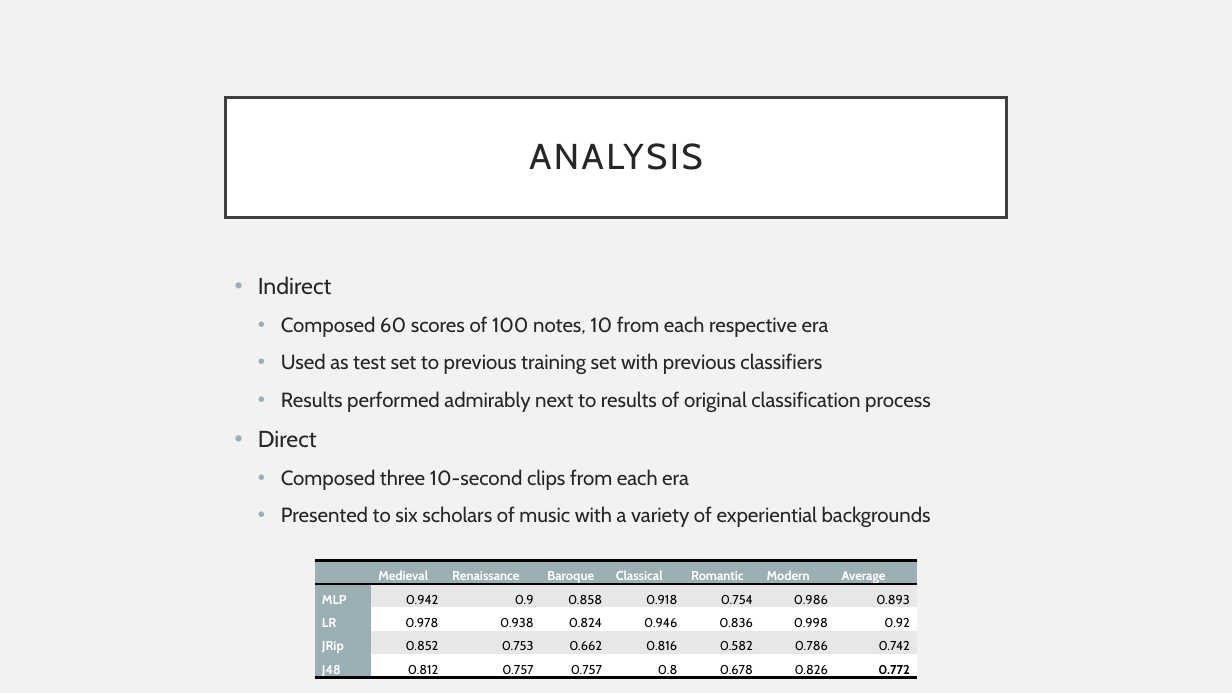
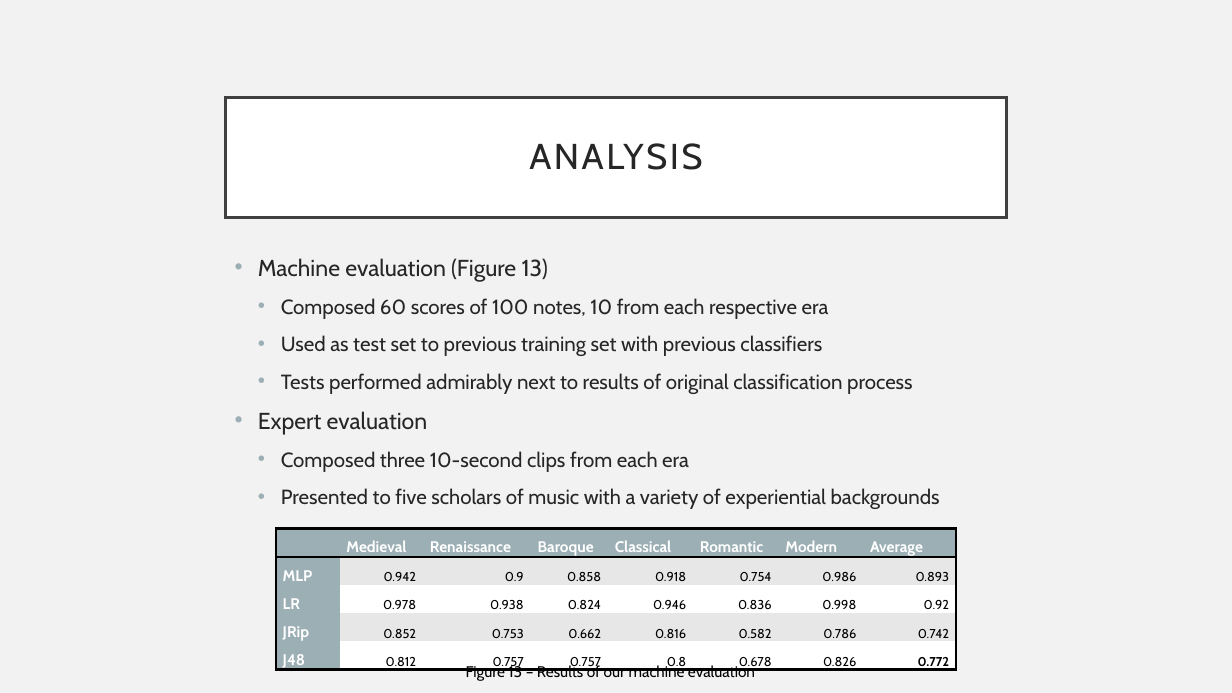
Before and after one commit to rstrelow001/CSCI-UR-Music-Composition, a slide deck: slide 20 of Presentations/MICS Presentation 1.0.pptx (slide 25 before the commit). Drawn at 1232x693 pixels with LibreOffice and Linux fonts; fonts in the diff are those of the drawing. Boxes give left, top, right and bottom in pixels: in the first picture for what was removed or moved away, otherwise in the second. Text is boxed around its words. In the diff, an @@ line names an element or a change of style, - is before the commit and + after.

Commit message:
committing a variety of things to the repository, including the final draft of the thesis

```diff
--- a/Presentations/MICS Presentation 1.0.pptx
+++ b/Presentations/MICS Presentation 1.0.pptx
@@ text "Machine evaluation (Figure 13)": place and size @@
-text "Machine evaluation (Figure 13)" at (258,276,931,527)
+text "Machine evaluation (Figure 13)" at (258,258,940,509)
@@ text at (258,258,548,282): text changed @@
-• Indirect
+• Machine evaluation (Figure 13)
@@ text at (258,373,913,435): text changed @@
-  • Results performed admirably next to results of original classification process
-• Direct
+  • Tests performed admirably next to results of original classification process
+• Expert evaluation
@@ text at (281,488,940,509): text changed @@
-  • Presented to six scholars of music with a variety of experiential backgrounds
+  • Presented to five scholars of music with a variety of experiential backgrounds
@@ table at (275,529,955,674) @@
@@ size 10 to 12 pt in "Medieval", "Renaissance", "Baroque", "Classical" and 7 more places @@
@@ borders changed @@
@@ table: place and size @@
-table at (315,561,917,682)
+table at (275,529,955,674)
@@ text added at (466,664,755,681), 12 pt, text #000000 @@
+Figure 13 – Results of our machine evaluation
```
Also in this commit, not shown: 14 other slides changed, 5 slides added, 10 slides removed, 32 other files.
